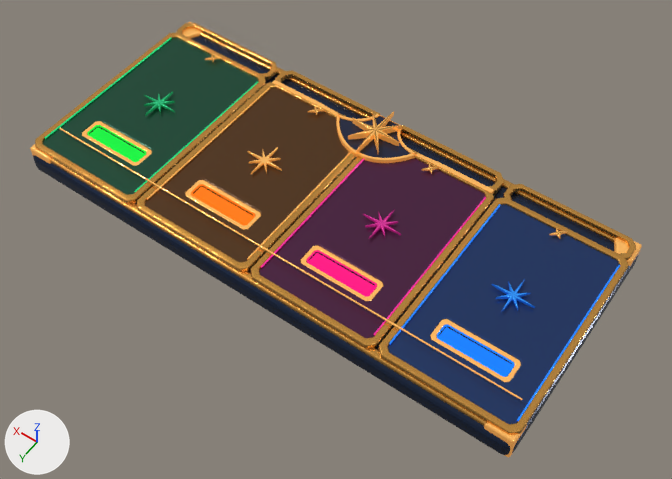
The glTF model assets/production/brightvale-platform/platform.glb: old version first, new version second.
One viewpoint serves both versions: a 50 mm lens placed at (-7.62, 10.2, 15.13), pointed at (-0.57, 0.33, -0.38). Arrows for +X, +Y and +Z are at lower left; the lights stay in place. The first picture is the older version.

The first picture shows 'Crest | solid shaped midnight shield backing', 'Inset lane 1 | mineral glass and recessed hit well', 'Inset lane 2 | mineral glass and recessed hit well', 'Inset lane 3 | mineral glass and recessed hit well', 'Inset lane 4 | mineral glass and recessed hit well', 'Lane 1 | sculpted front apron surround', 'Lane 1 | substantial continuous profiled border', 'Lane 2 | substantial continuous profiled border', 'Lane 3 | substantial continuous profiled border', 'Lane 4 | substantial continuous profiled border', 'Perimeter | broad continuous profiled gold frame', 'Platform | continuous sculpted chassis', 'Timing | thin transverse light rule' and 39 more.
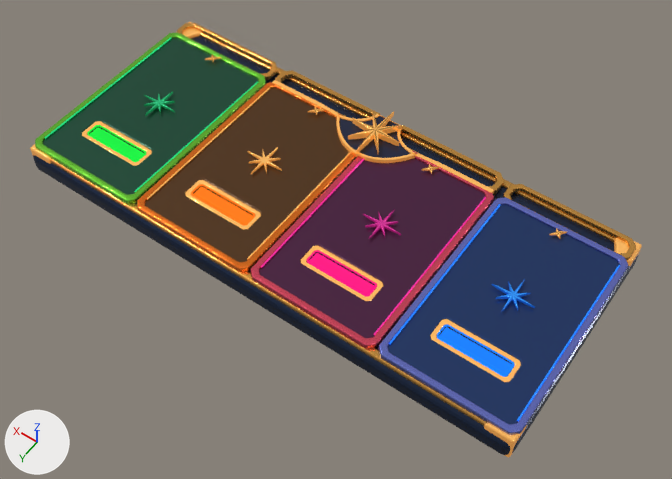
The change, as a diff of the scene's bpy script:
```diff
--- a/assets/production/brightvale-platform/platform.glb.py
+++ b/assets/production/brightvale-platform/platform.glb.py
@@ me_lane_1___substantial_continuous_profiled_border_mesh @@
 me_lane_1___substantial_continuous_profiled_border_mesh.from_pydata(...)  # 384 vertices, 768 faces; spans x -5.98..-3.02, y -2.07..2.57, z 0.34..0.49
-me_lane_1___substantial_continuous_profiled_border_mesh.materials.append(mat_gold___brushed_warm_alloy)  # orange #dda24d
+me_lane_1___substantial_continuous_profiled_border_mesh.materials.append(mat_slot_border___cyan_75_lane_25_gold)  # blue #7680d7
@@ me_lane_2___substantial_continuous_profiled_border_mesh @@
 me_lane_2___substantial_continuous_profiled_border_mesh.from_pydata(...)  # 384 vertices, 768 faces; spans x -2.98..-0.02, y -2.07..2.57, z 0.34..0.49
-me_lane_2___substantial_continuous_profiled_border_mesh.materials.append(mat_gold___brushed_warm_alloy)  # orange #dda24d
+me_lane_2___substantial_continuous_profiled_border_mesh.materials.append(mat_slot_border___magenta_75_lane_25_gold)  # red #e6556d
@@ me_lane_3___substantial_continuous_profiled_border_mesh @@
 me_lane_3___substantial_continuous_profiled_border_mesh.from_pydata(...)  # 384 vertices, 768 faces; spans x 0.02..2.98, y -2.07..2.57, z 0.34..0.49
-me_lane_3___substantial_continuous_profiled_border_mesh.materials.append(mat_gold___brushed_warm_alloy)  # orange #dda24d
+me_lane_3___substantial_continuous_profiled_border_mesh.materials.append(mat_slot_border___amber_75_lane_25_gold)  # orange #f27e26
@@ me_lane_4___substantial_continuous_profiled_border_mesh @@
 me_lane_4___substantial_continuous_profiled_border_mesh.from_pydata(...)  # 384 vertices, 768 faces; spans x 3.02..5.98, y -2.07..2.57, z 0.34..0.49
-me_lane_4___substantial_continuous_profiled_border_mesh.materials.append(mat_gold___brushed_warm_alloy)  # orange #dda24d
+me_lane_4___substantial_continuous_profiled_border_mesh.materials.append(mat_slot_border___green_75_lane_25_gold)  # green #76d03e
@@ ob_timing___thin_transverse_light_rule @@
-ob_timing___thin_transverse_light_rule = bpy.data.objects.new('Timing | thin transverse light rule', me_timing___thin_transverse_light_rule)
```

Location of each change, (x1, y1, x2, y2) in pixels of the pictures (672 x 479 px):
'Lane 1 | substantial continuous profiled border', recoloured: (378, 197, 628, 435) in both
'Lane 2 | substantial continuous profiled border', recoloured: (251, 150, 494, 349) in both
'Lane 4 | substantial continuous profiled border', recoloured: (35, 32, 266, 204) in both
'Lane 3 | substantial continuous profiled border', recoloured: (137, 82, 357, 272) in both
'Timing | thin transverse light rule', deleted: before (59, 128, 522, 400)
